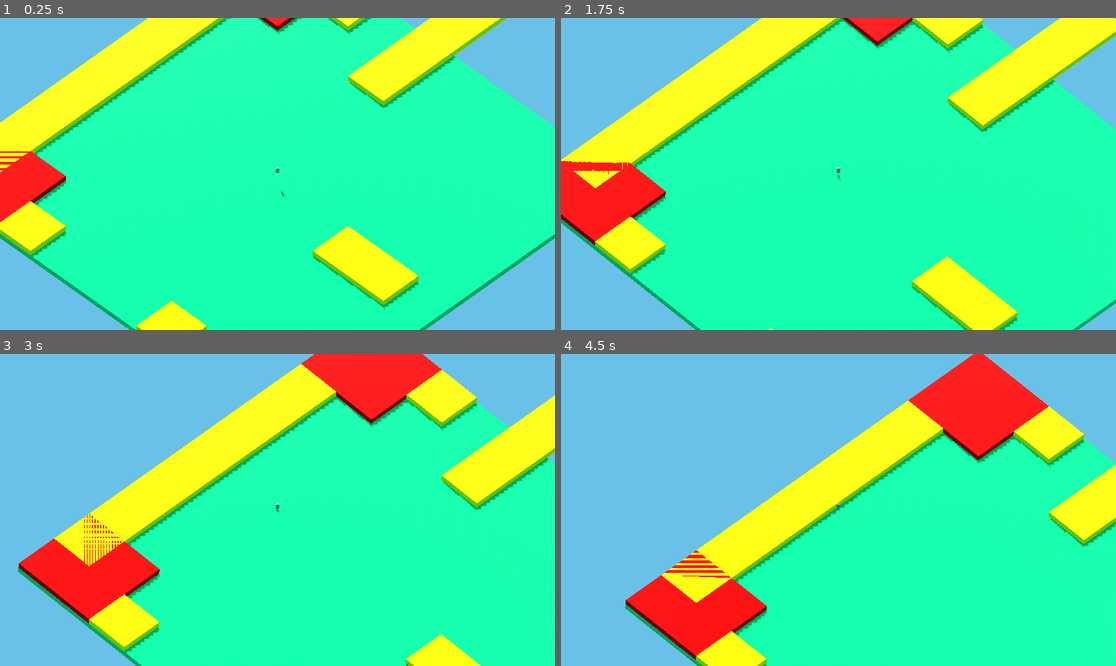
Above: before the commit, frames 1-4 (two rows, left to right).
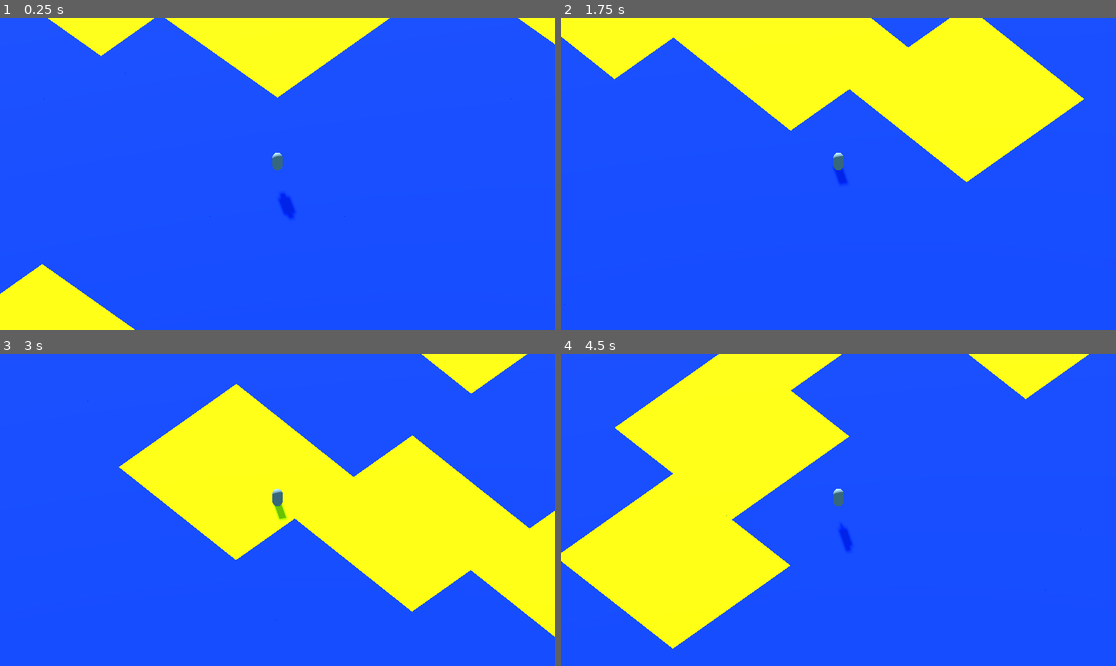
Above: after the commit, the same moments.

Repository: Roukurai/office-rebellion
Game: Godot game, scene res://worldV2.tscn
Two runs of this game, one before a commit and one after it. Both use one fixed random seed, a clock stepped at 60 frames per second and the inputs below. Before the commit the project starts from res://world.tscn.
Inputs (mouse positions are in pixels of both pictures, inside the frame that each line leads up to):
- Up to frame 1 (0.25 s): no input
- Up to frame 2 (1.75 s): tap Enter (ui_accept) at 0.5, 0.77, 1.52 s; move the mouse to (866, 174) at 0.52 s; hold W (move_forward) from 0.53 s (still down); move the mouse to (810, 174) at 1.27 s
- Up to frame 3 (3 s): keep holding W (move_forward); move the mouse to (288, 503) at 2.02 s; move the mouse to (271, 516) at 2.77 s
- Up to frame 4 (4.5 s): keep holding W (move_forward); tap Enter (ui_accept) at 3.02, 3.77 s; move the mouse to (877, 513) at 3.52 s; tap ` (kt_reload, bound only after the commit) at 4.15 s; move the mouse to (794, 506) at 4.27 s

The runs differ from the first frame. In frame 1, 100% of the frame differs, in the area x 0-100%, y 0-100%; in frame 2, 95%; in frame 3, 96%; in frame 4, 98%.

Commit message:
Day 2 Onsite final update scene reload and floorLevel integration

Diff:
--- a/8x8.tscn
+++ b/8x8.tscn
@@ -1,6 +1,7 @@
-[gd_scene load_steps=3 format=3 uid="uid://b34sufcimwutn"]
+[gd_scene load_steps=4 format=3 uid="uid://b34sufcimwutn"]
 
 [ext_resource type="Shader" uid="uid://ogvi4plgfpau" path="res://gridmaterial8x8.tres" id="1_if5sw"]
+[ext_resource type="Script" path="res://script8x8.gd" id="2_kabdp"]
 
 [sub_resource type="ShaderMaterial" id="ShaderMaterial_s2nd2"]
 render_priority = 0
@@ -11,3 +12,4 @@
 collision_mask = 7
 size = Vector3(8, 2, 8)
 material = SubResource("ShaderMaterial_s2nd2")
+script = ExtResource("2_kabdp")
--- a/character.tscn
+++ b/character.tscn
@@ -23,5 +23,5 @@
 transform = Transform3D(0.707107, 0.5, -0.5, 0, 0.707107, 0.707107, 0.707107, -0.5, 0.5, -50, 70, 50)
 projection = 1
 fov = 97.0
-size = 100.0
+size = 30.0
 far = 1500.0
--- a/project.godot
+++ b/project.godot
@@ -11,7 +11,7 @@
 [application]
 
 config/name="Office Rebellion: Rise of the Union"
-run/main_scene="res://world.tscn"
+run/main_scene="res://worldV2.tscn"
 config/features=PackedStringArray("4.2", "Forward Plus")
 config/icon="res://icon.svg"
 
@@ -41,6 +41,11 @@
 "events": [Object(InputEventKey,"resource_local_to_scene":false,"resource_name":"","device":-1,"window_id":0,"alt_pressed":false,"shift_pressed":false,"ctrl_pressed":false,"meta_pressed":false,"pressed":false,"keycode":0,"physical_keycode":83,"key_label":0,"unicode":115,"echo":false,"script":null)
 ]
 }
+kt_reload={
+"deadzone": 0.5,
+"events": [Object(InputEventKey,"resource_local_to_scene":false,"resource_name":"","device":-1,"window_id":0,"alt_pressed":false,"shift_pressed":false,"ctrl_pressed":false,"meta_pressed":false,"pressed":false,"keycode":0,"physical_keycode":96,"key_label":0,"unicode":96,"echo":false,"script":null)
+]
+}
 
 [layer_names]
 
--- /dev/null
+++ b/script8x8.gd
@@ -0,0 +1,13 @@
+extends CSGBox3D
+
+# Variables to store the ID of the cubicle
+var id_x : int
+var id_z : int
+
+# Method to set the ID of the cubicle
+func set_id(x_val, z_val):
+	id_x = x_val
+	id_z = z_val
+
+func get_id():
+	return Vector3(id_x,0,id_z)
--- a/worldV2.gd
+++ b/worldV2.gd
@@ -18,28 +18,34 @@
 const ROOM_M = 16
 const ROOM_S = 8
 
+var id_to_child={}
+
 # Function to generate floor layout
 func generate_floor_layout():
 	clear_layout()
-
-	place_floor(room_l_obj,Vector3(64,0,64),container_floor_l_node)
-	place_floor(room_l_obj,Vector3(-64,0,64),container_floor_l_node)
-	place_floor(room_l_obj,Vector3(64,0,-64),container_floor_l_node)
-	place_floor(room_l_obj,Vector3(-64,0,-64),container_floor_l_node)
-
-	setup_floor_m(room_m_obj,Vector3(40,0,72),container_floor_m_node,Vector3(16,0,0))
-	setup_floor_m(room_m_obj,Vector3(40,0,-72),container_floor_m_node,Vector3(16,0,0))
-	setup_floor_m(room_m_obj,Vector3(72,0,40),container_floor_m_node,Vector3(0,0,16))
-	setup_floor_m(room_m_obj,Vector3(-72,0,40),container_floor_m_node,Vector3(0,0,16))
-
-	setup_floor_m(room_m_obj,Vector3(40,0,56),container_floor_m_node,Vector3(16,0,0))
-	setup_floor_m(room_m_obj,Vector3(40,0,-56),container_floor_m_node,Vector3(16,0,0))
-	setup_floor_m(room_m_obj,Vector3(56,0,40),container_floor_m_node,Vector3(0,0,16))
-	setup_floor_m(room_m_obj,Vector3(-56,0,40),container_floor_m_node,Vector3(0,0,16))
-
-	setup_floor_s(room_s_obj,Vector3(44,0,44),container_floor_m_node,Vector3(0,0,8))
-
-
+	#
+	#place_floor(room_l_obj,Vector3(64,0,64),container_floor_l_node)
+	#place_floor(room_l_obj,Vector3(-64,0,64),container_floor_l_node)
+	#place_floor(room_l_obj,Vector3(64,0,-64),container_floor_l_node)
+	#place_floor(room_l_obj,Vector3(-64,0,-64),container_floor_l_node)
+	#
+	#setup_floor_m(room_m_obj,Vector3(40,0,72),container_floor_m_node,Vector3(16,0,0))
+	#setup_floor_m(room_m_obj,Vector3(40,0,-72),container_floor_m_node,Vector3(16,0,0))
+	#setup_floor_m(room_m_obj,Vector3(72,0,40),container_floor_m_node,Vector3(0,0,16))
+	#setup_floor_m(room_m_obj,Vector3(-72,0,40),container_floor_m_node,Vector3(0,0,16))
+	#
+	#setup_floor_m(room_m_obj,Vector3(40,0,56),container_floor_m_node,Vector3(16,0,0))
+	#setup_floor_m(room_m_obj,Vector3(40,0,-56),container_floor_m_node,Vector3(16,0,0))
+	#setup_floor_m(room_m_obj,Vector3(56,0,40),container_floor_m_node,Vector3(0,0,16))
+	#setup_floor_m(room_m_obj,Vector3(-56,0,40),container_floor_m_node,Vector3(0,0,16))
+
+	#setup_floor_s(room_s_obj,Vector3(44,0,44),container_floor_m_node,Vector3(0,0,8))
+	setup_floor_s(room_s_obj,Vector3(76,0,76),container_floor_m_node,Vector3(0,0,8))
+	for i in range(32):
+		var randomCubicle = select_random_cubicle_id()
+
+
+	print("Done")
 
 func place_floor(floorType,floorPosition,floorParent):
 	var floorInstance = floorType.instantiate()
@@ -49,21 +55,27 @@
 
 func setup_floor_m(floorType,floorPosition,floorParent,modifier):
 	var position = floorPosition
-	for i in range(6):
-		print(position)
-		var floorInstance = floorType.instantiate()
-		floorInstance.position = position
-		floorParent.add_child(floorInstance)
-		position -= modifier
+	var floorInstance = floorType.instantiate()
+	floorInstance.position = position
+	floorParent.add_child(floorInstance)
+
 
 func setup_floor_s(floorType,floorPosition,floorParent,modifier):
+	var looprange = 20
 	var position = floorPosition
-	for i in range(12):
-		print(position)
-		var floorInstance = floorType.instantiate()
-		floorInstance.position = position
-		floorParent.add_child(floorInstance)
-		position -= modifier
+	var startPosition = floorPosition
+
+	for x in range(looprange):
+		for z in range(looprange):
+			var floorInstance = floorType.instantiate()
+
+			floorInstance.position = position
+			floorParent.add_child(floorInstance)
+			floorInstance.set_id(x,z)
+			id_to_child[floorInstance.get_id()] = floorInstance
+			position -= modifier
+		startPosition-=Vector3(8,0,0)
+		position=startPosition
 
 
 func clear_layout():
@@ -92,6 +104,122 @@
 			child_node.queue_free()
 
 
+# Function to retrieve an object based on its ID from the id_to_child dictionary
+func get_object_by_id(target_id: Vector3) -> Object:
+	# Check if the target_id exists in the id_to_child dictionary
+	if id_to_child.has(target_id):
+	# Retrieve the object associated with the target_id
+		var selected_object = id_to_child[target_id]
+		return selected_object
+	else:
+	# Handle the case where the target_id is not found
+		return null
+
+
+# Function to queue-free an object based on its ID from the id_to_child dictionary
+func queue_free_object_by_id(target_id: Vector3):
+	# Check if the target_id exists in the id_to_child dictionary
+	if id_to_child.has(target_id):
+	# Retrieve the object associated with the target_id
+		var selected_object = id_to_child[target_id]
+		# Queue-free the selected object
+		selected_object.queue_free()
+		# Remove the entry from the dictionary
+		id_to_child.erase(target_id)
+		print("Removed", target_id," succesfully")
+	else:
+	# Handle the case where the target_id is not found
+		print("Object with ID", target_id, "not found")
+
+# Function to select a random cubicle ID from the id_to_child dictionary
+func select_random_cubicle_id() -> Vector3:
+	# Check if the id_to_child dictionary is not empty
+	if id_to_child.size() > 0:
+		# Get a random index within the range of the dictionary size
+		var random_index = randi() % id_to_child.size()
+		# Get the keys (cubicle IDs) from the dictionary
+		var cubicle_ids = id_to_child.keys()
+		# Retrieve the cubicle ID at the random index
+		var random_cubicle_id = cubicle_ids[random_index]
+		print("Selected ", random_cubicle_id, " for validation")
+		var isValid16 = is_valid_for_16x16(random_cubicle_id)
+		if isValid16:
+			print(isValid16)
+			return random_cubicle_id
+		else:
+			print("id_to_child is not valid")
+			return Vector3(-1,0,-1)
+	else:
+	# Handle the case where the dictionary is empty
+		print("id_to_child dictionary is empty")
+		return Vector3(-1,0,-1)  # Return a default vector or handle the case according to your logic
+
+
+# Function to check if a cubicle and its surrounding cubicles are valid for 16x16 conversion
+func is_valid_for_16x16(cubicle_id: Vector3) -> bool:
+	# Check if the cubicle itself is available
+	if not id_to_child.has(cubicle_id):
+		return false
+	var isValidGridCheck = []
+	var isValidGridPositions = []
+	var selected_object = id_to_child[cubicle_id]
+	isValidGridPositions.append(selected_object.position)
+
+	# Check if all surrounding cubicles are available
+	for x_offset in range(2):
+		for z_offset in range(2):
+			var surrounding_id = cubicle_id + Vector3(x_offset, 0, z_offset)
+			if not id_to_child.has(surrounding_id):
+				return false
+			isValidGridCheck.append(surrounding_id)
+			selected_object = id_to_child[surrounding_id]
+			isValidGridPositions.append(selected_object.position)
+	for id in isValidGridCheck:
+		queue_free_object_by_id(id)
+		var empty_area = find_empty_area_center(isValidGridPositions)
+		setup_floor_m(room_m_obj,empty_area,container_floor_m_node,Vector3(16,0,0))
+
+	return true
+
+func find_empty_area_center(positions: Array) -> Vector3:
+	var total_positions = Vector3.ZERO
+	# Calculate the total positions
+	for position in positions:
+		total_positions += position
+	# Calculate the average position if there are positions
+	if positions.size() > 0:
+		var average_position = total_positions / positions.size()
+		var rounded_position = Vector3(
+			floor(average_position.x),
+			floor(average_position.y),
+			floor(average_position.z)
+		)
+		return rounded_position
+	else:
+		return Vector3(-1,0,-1)
+
+
+#func calculate_32x32_corner_coords():
+	#var corner_coords = []
+	## Define the starting position of the corner
+	#var start_x = 0
+	#var start_z = 0
+	## Loop through each row and column in the 4x4 grid
+	#for x in range(4):
+	#for z in range(4):
+	## Calculate the coordinates of the cubicle in the grid
+	#var cubicle_x = start_x + x
+	#var cubicle_z = start_z + z
+	## Add the coordinates to the list
+	#corner_coords.append(Vector3(cubicle_x, 0, cubicle_z))
+	## Return the list of coordinates for the corner
+	#return corner_coords
+
+
+func _unhandled_key_input(event):
+	if Input.is_action_just_pressed("kt_reload"):
+		get_tree().reload_current_scene()
+
 func _ready():
 	print(container_floor_l_node)
 	generate_floor_layout()
--- a/worldV2.tscn
+++ b/worldV2.tscn
@@ -31,7 +31,10 @@
 [node name="container_floor_s" type="Node3D" parent="."]
 
 [node name="CSGBox3D2" parent="container_floor_s" instance=ExtResource("3_xsk18")]
-transform = Transform3D(1, 0, 0, 0, 1, 0, 0, 0, 1, 44, 0, 44)
+transform = Transform3D(1, 0, 0, 0, 1, 0, 0, 0, 1, 76, 0, 76)
+
+[node name="CSGBox3D4" parent="container_floor_s" instance=ExtResource("3_xsk18")]
+transform = Transform3D(1, 0, 0, 0, 1, 0, 0, 0, 1, 44, 0, 36)
 
 [node name="CSGBox3D3" parent="container_floor_s" instance=ExtResource("3_xsk18")]
 transform = Transform3D(1, 0, 0, 0, 1, 0, 0, 0, 1, 36, 0, 44)
